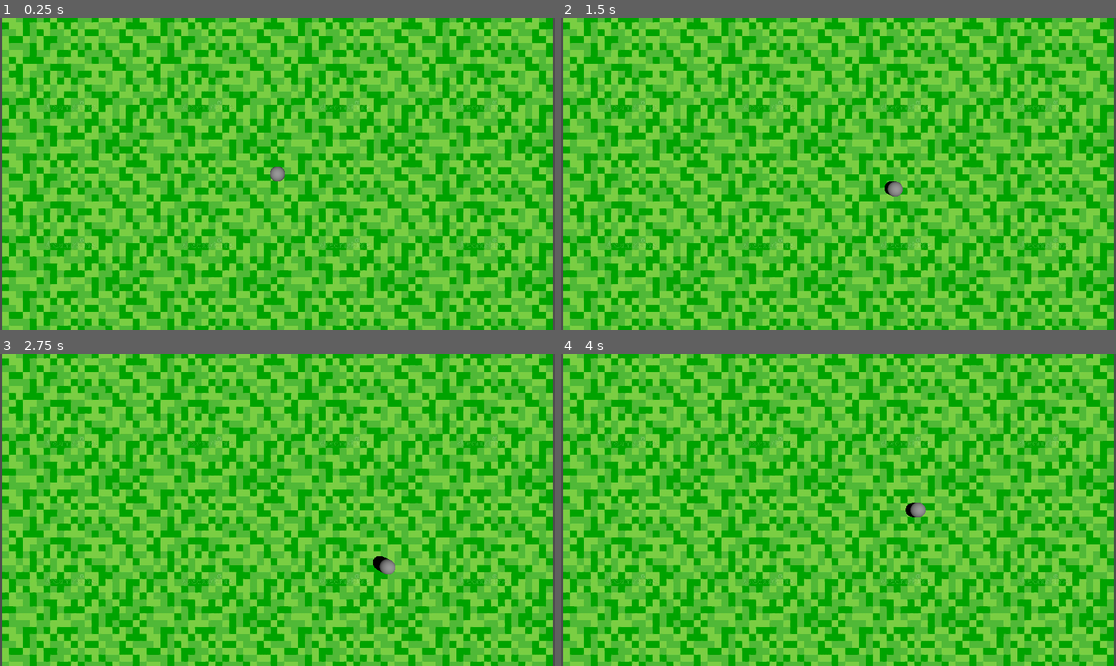
Above: before the commit, frames 1-4 (two rows, left to right).
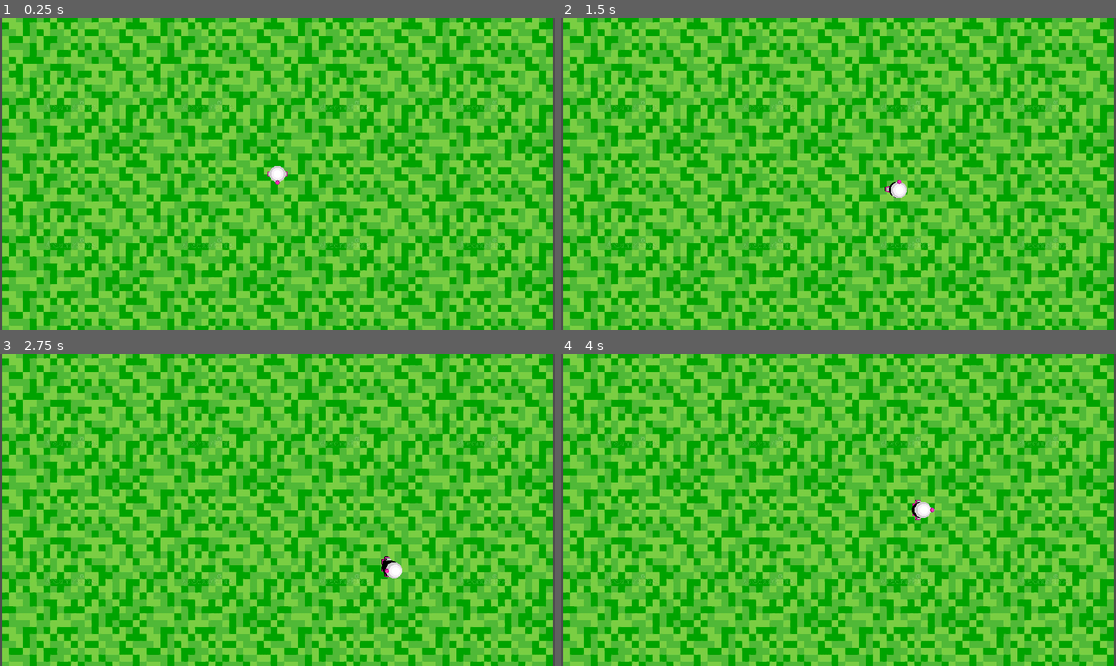
Above: after the commit, the same moments.

Repository: ESORRAL/TD2_Godot
Game: Godot game, scene res://main.tscn
The game is run twice, just before and just after one commit, with the same random seed, the same clock (stepped at 60 frames per second) and the same inputs.
Inputs:
- Up to frame 1 (0.25 s): no input
- Up to frame 2 (1.5 s): tap Enter at 0.5 s; hold D (p_right) 0.53-1.28 s; hold S (p_down) from 1.28 s (still down)
- Up to frame 3 (2.75 s): release S (p_down) at 2.03 s; hold D (p_right) from 2.03 s (still down)
- Up to frame 4 (4 s): release D (p_right) at 2.78 s; hold W (p_up) 2.78-3.53 s; hold A (p_left) from 3.53 s (still down)

The runs differ from the first frame. In frame 1, 0.1% of the frame differs, in the area x 48-52%, y 47-54%; in frame 2, 0.2%; in frame 3, 0.3%, in the area x 67-73%, y 64-72%; in frame 4, 0.2%.

Commit message:
Ajout texture bomberman

Diff:
--- a/bomber-man/Player/player.gd
+++ b/bomber-man/Player/player.gd
@@ -2,13 +2,19 @@
 
 @export var speed: float = 5.0
 
-func _physics_process(_delta: float) -> void:
+@onready var skin = $Sketchfab_Scene
+
+func _physics_process(delta: float) -> void:
 	var input_dir := Input.get_vector("p_left", "p_right", "p_up", "p_down")
 	var direction := Vector3(input_dir.x, 0, input_dir.y).normalized()
 
 	if direction:
 		velocity.x = direction.x * speed
 		velocity.z = direction.z * speed
+
+		var look_target = global_position + direction
+		skin.look_at(look_target, Vector3.UP)
+
 	else:
 		velocity.x = move_toward(velocity.x, 0, speed)
 		velocity.z = move_toward(velocity.z, 0, speed)
--- a/bomber-man/Player/player.tscn
+++ b/bomber-man/Player/player.tscn
@@ -1,16 +1,15 @@
 [gd_scene format=3 uid="uid://biw7yjipqq8wl"]
 
 [ext_resource type="Script" uid="uid://dabprlhnjaxia" path="res://Player/player.gd" id="1_l8h54"]
-
-[sub_resource type="CapsuleMesh" id="CapsuleMesh_dfx8u"]
+[ext_resource type="PackedScene" uid="uid://d3mot6klylgig" path="res://assets/player/bombermandynablaster_tg-16pce.glb" id="2_4ntmi"]
 
 [sub_resource type="CapsuleShape3D" id="CapsuleShape3D_l4fat"]
 
 [node name="Player" type="CharacterBody3D" unique_id=1991446174]
 script = ExtResource("1_l8h54")
 
-[node name="MeshInstance3D" type="MeshInstance3D" parent="." unique_id=10361955]
-mesh = SubResource("CapsuleMesh_dfx8u")
-
 [node name="CollisionShape3D" type="CollisionShape3D" parent="." unique_id=2047444783]
 shape = SubResource("CapsuleShape3D_l4fat")
+
+[node name="Sketchfab_Scene" parent="." unique_id=48856966 instance=ExtResource("2_4ntmi")]
+transform = Transform3D(2, 0, 0, 0, 2, 0, 0, 0, 2, 0, 0, 0)
Binary file added: bomber-man/assets/player/bombermandynablaster_tg-16pce.glb
Not shown, added: bomber-man/assets/player/bombermandynablaster_tg-16pce.glb.import
Binary file added: bomber-man/assets/player/bombermandynablaster_tg-16pce_0.png
Not shown, added: bomber-man/assets/player/bombermandynablaster_tg-16pce_0.png.import
Not shown, added: .DS_Store
Not shown, added: bomber-man/.DS_Store
Not shown, added: bomber-man/assets/.DS_Store
Not shown, added: bomber-man/assets/player/.DS_Store
